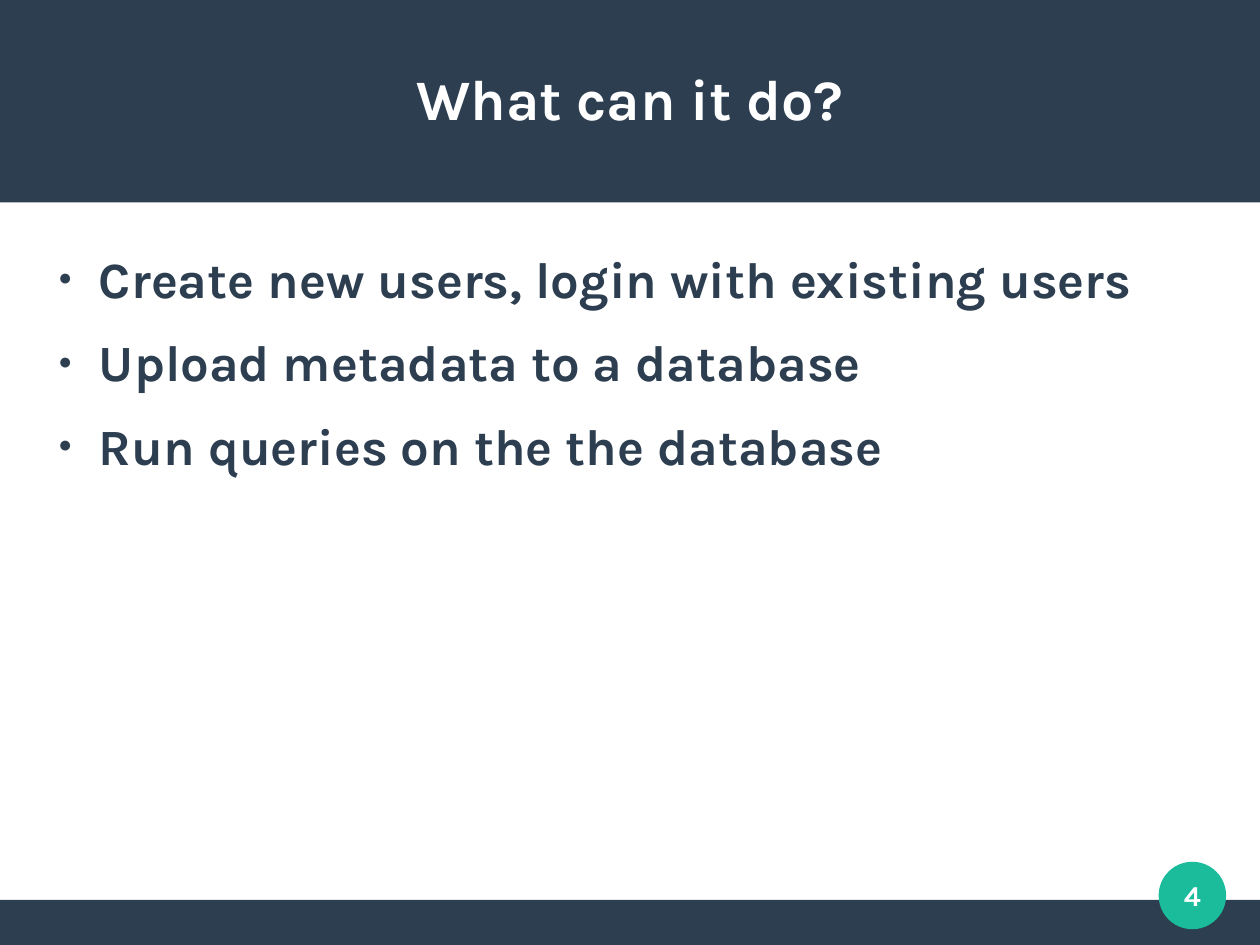
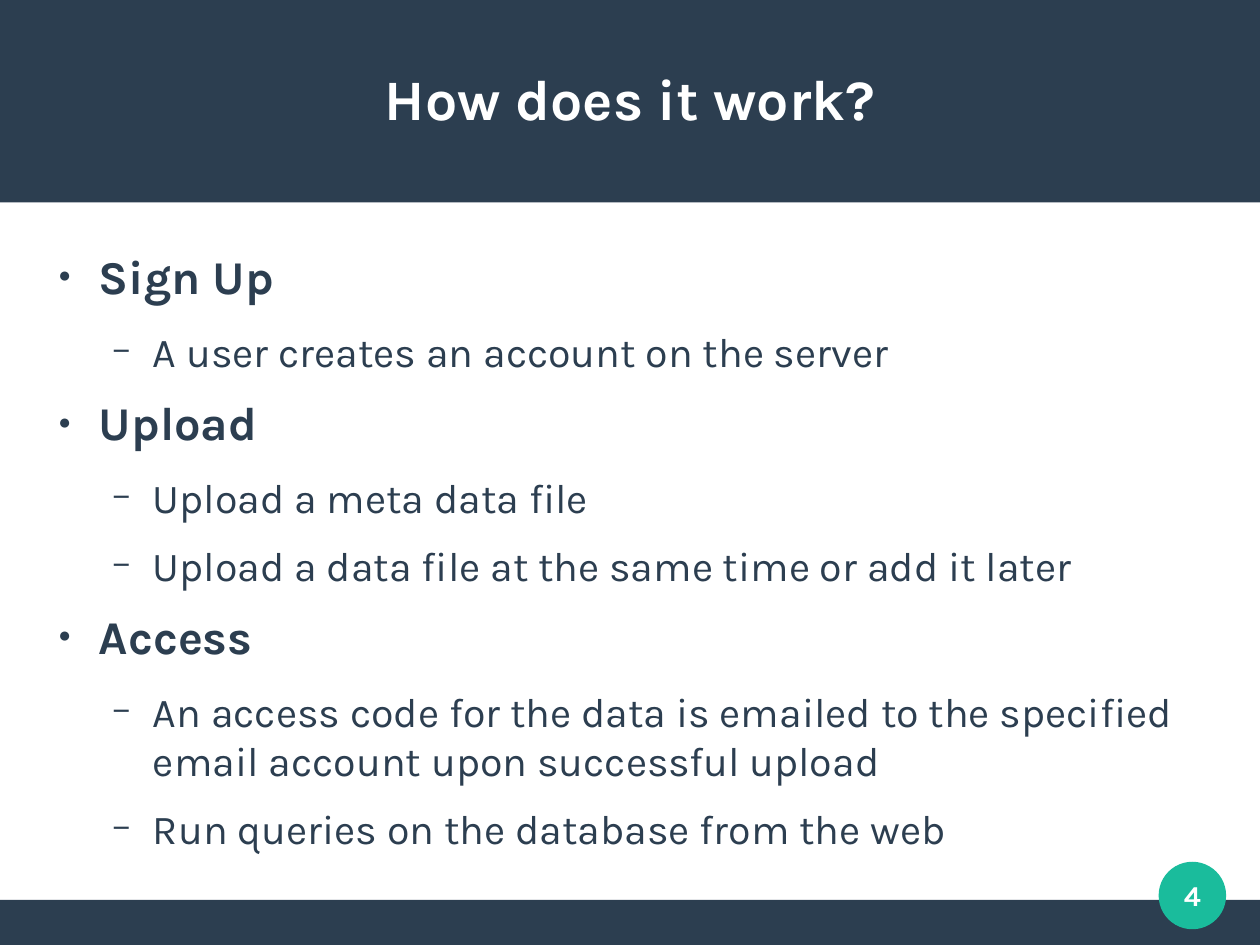
Before and after one commit to clemente-lab/mmeds-meta, a slide deck: slide 4 of sql/mmeds.odp. Drawn at 1260x945 pixels with LibreOffice and Linux fonts; fonts in the diff are those of the drawing. Boxes give left, top, right and bottom in pixels: in the first picture for what was removed or moved away, otherwise in the second. Text is boxed around its words. In the diff, an @@ line names an element or a change of style, - is before the commit and + after.

```diff
--- a/sql/mmeds.odp
+++ b/sql/mmeds.odp
@@ title at (385,79,874,121): text changed @@
-What can it do?
+How does it work?
@@ text at (99,260,1172,854): text changed; size 32 to 25.9 pt; bold off @@
-● Create new users, login with existing users
-● Upload metadata to a database
-● Run queries on the the database
+● Sign Up
+  − A user creates an account on the server
+● Upload
+  − Upload a meta data file
+  − Upload a data file at the same time or add it later
+● Access
+  − An access code for the data is emailed to the specified email account upon successful upload
+  − Run queries on the database from the web
```
Also in this commit, not shown: 3 other slides changed, 5 slides added, 1 slide removed, 4 other files.
